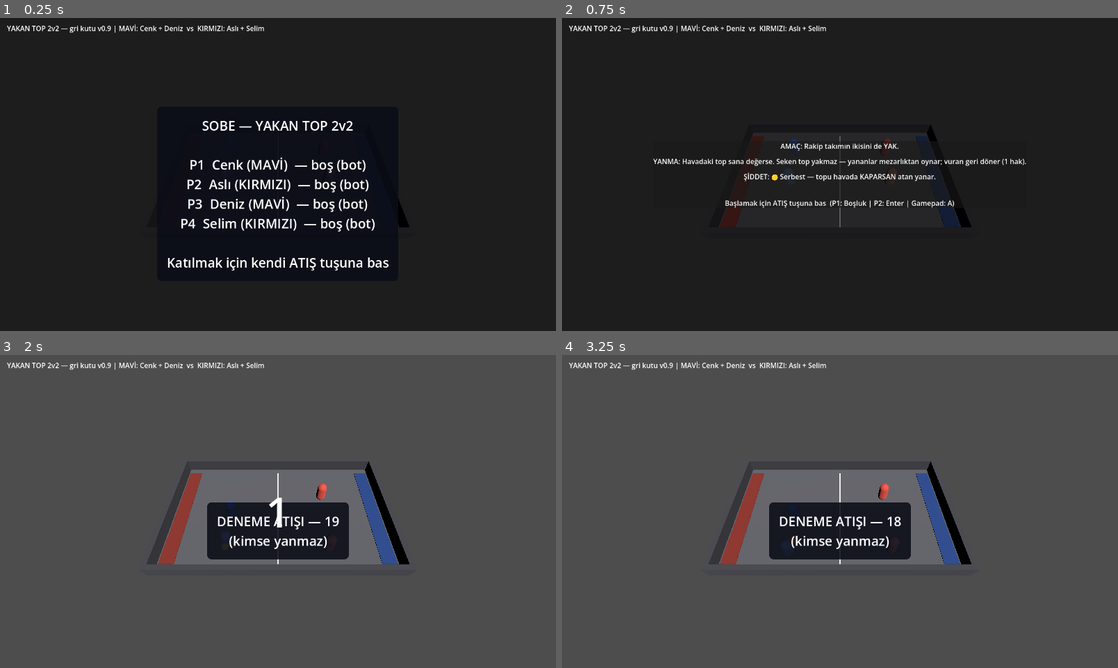
Above: before the commit, frames 1-4 (two rows, left to right).
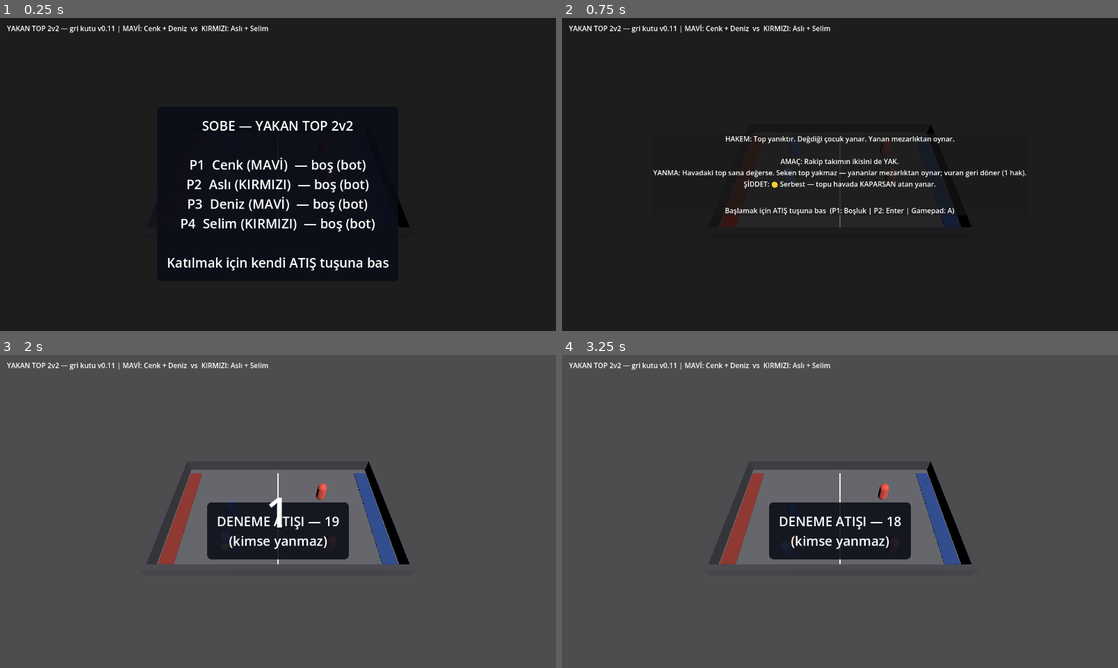
Above: after the commit, the same moments.

Repository: Mchd2323/Sobe
Game: Godot game, scene res://main.tscn
Two runs of this game, one before a commit and one after it. Both use one fixed random seed, a clock stepped at 60 frames per second and the inputs below.
Inputs:
- Up to frame 1 (0.25 s): no input
- Up to frame 2 (0.75 s): tap Enter at 0.5, 0.6 s; hold D from 0.53 s (still down)
- Up to frame 3 (2 s): tap Space at 0.77, 1.52 s; release D at 1.28 s; hold S from 1.28 s (still down); tap Enter at 1.35 s
- Up to frame 4 (3.25 s): tap Space at 2, 3.02 s; release S at 2.03 s; hold D 2.03-2.78 s; tap Enter at 2.1, 2.75, 2.85 s; hold W from 2.78 s (still down)

The runs differ from the first frame. In frame 1, 0.3% of the frame differs, in the area x 19-49%, y 2-5%; in frame 2, 3.5%, in the area x 16-84%, y 2-64%; in frame 3, 0.3%; in frame 4, 0.3%.

Commit message:
[A4] Rol bazli brifing modulu + Hakem satiri
GDD 6: 'Rol bazli 3 satirlik Kural Karesi (AMAC/YANMA/SIDDET - 1v3'te ebenin
karti farkli), Hakem'in olu sesli anlatimi.'

- Briefing (scripts/briefing.gd) sahneden bagimsiz modul; saf metin uretir,
  bu sayede oyunu calistirmadan test edilebiliyor.
- Sozlesmeye eklendi: get_hakem_line(), get_roles(), get_rule_card(role).
- Tek rollu oyunlarda hicbir sey degismiyor (tek kart, rol basligi yok).
  1v3 geldiginde ebe ve kosucu kendi kartini gorecek, modul degismeyecek.
- Ekrandaki surum etiketi artik Cfg.BUILD_LABEL'dan geliyor. Elle guncellenen
  ikinci bir yer kalmadi; v0.2 ve v0.9 kaymalari bu yuzden olmustu.

Dogrulama (--sobe-briefingtest, CI adimi olarak eklendi):
- Gercek yakan top turu: Hakem satiri + tek kart, rol basligi yok.
- Daruma-san'in yerine gecen sahte 1v3 turu: iki ayri kart (EBE / KOSUCU),
  metinleri farkli.
- autotest bozulmadi: SKOR OK, 2 oyun, 14 misket.

Co-Authored-By: Claude Opus 5 <noreply@anthropic.com>
Claude-Session: https://claude.ai/code/session_01MTxNxqcJsn6a9ejp78rqrm

Diff:
--- /dev/null
+++ b/scripts/briefing.gd
@@ -0,0 +1,36 @@
+class_name Briefing
+extends RefCounted
+# Brifing modülü (A4) — GDD §6 "Brifing standardı".
+#
+# Kural Karesi ROL BAZLIDIR: 1v3 formatında ebenin kartı koşucununkinden farklıdır.
+# Tek rollü oyunlar (yakan top) tek kart döndürür, hiçbir şey değişmez.
+#
+# Tur şu üçünü doldurur:
+#   get_hakem_line()          -> Hakem'in ölü sesli tek cümlesi
+#   get_roles()               -> bu turdaki roller ("" = tek rol)
+#   get_rule_card(role)       -> o role ait AMAÇ / YANMA / ŞİDDET
+#
+# Bu sınıf sahneden bağımsızdır: test edilebilmesi için saf metin üretir.
+
+const CARD_KEYS := ["amac", "yanma", "siddet"]
+
+static func render(round) -> String:
+	var out := ""
+	var hakem: String = str(round.get_hakem_line())
+	if hakem != "":
+		out += "HAKEM: %s\n\n" % hakem
+
+	var roles: Array = round.get_roles()
+	if roles.is_empty():
+		roles = [""]
+
+	for role in roles:
+		var card: Dictionary = round.get_rule_card(role)
+		if roles.size() > 1:
+			out += "— %s —\n" % str(role).to_upper()
+		for key in CARD_KEYS:
+			var line: String = str(card.get(key, ""))
+			if line != "":
+				out += line + "\n"
+		out += "\n"
+	return out.strip_edges()
--- /dev/null
+++ b/scripts/briefing_test.gd
@@ -0,0 +1,53 @@
+extends Node
+# A4 doğrulaması: brifing modülü hem tek rollü (yakan top) hem 1v3 (ebe/koşucu)
+# turları çizebiliyor mu? YALNIZ --sobe-briefingtest bayrağıyla yüklenir.
+#
+#   godot --headless --path . -- --sobe-briefingtest
+
+# Daruma-san'ın (D3) yerine geçen sahte tur: yalnız sözleşmeyi doldurur.
+class StubEbeRound extends RoundBase:
+	func get_hakem_line() -> String:
+		return "Ebe döner. Kımıldayan yanar."
+
+	func get_roles() -> Array:
+		return ["ebe", "koşucu"]
+
+	func get_rule_card(role: String = "") -> Dictionary:
+		if role == "ebe":
+			return {
+				"amac": "AMAÇ: Dönünce KIMILDAYANI yakala.",
+				"yanma": "YANMA: Kimseyi yakalayamadan çizgiye varılırsa sen yanarsın.",
+				"siddet": "ŞİDDET: 🔵 Temassız.",
+			}
+		return {
+			"amac": "AMAÇ: Ebeye DOKUN.",
+			"yanma": "YANMA: Ebe dönerken kımıldarsan zincire girersin.",
+			"siddet": "ŞİDDET: 🔵 Temassız — zinciri keserek arkadaşını kurtar.",
+		}
+
+func begin(game) -> void:
+	var ok := true
+
+	# 1) Tek rollü tur: rol başlığı ÇIKMAMALI
+	var tek: String = Briefing.render(game.current_round)
+	print("--- TEK ROL (yakan top) ---\n" + tek)
+	if tek.find("—") != -1 and tek.find("HAKEM") == -1:
+		print("[HATA] tek rollu turda rol basligi var"); ok = false
+	if tek.find("HAKEM:") == -1:
+		print("[HATA] Hakem satiri yok"); ok = false
+	if tek.find("YAK") == -1:
+		print("[HATA] amac satiri yok"); ok = false
+
+	# 2) İki rollü tur: HER İKİ kart da çıkmalı ve metinleri FARKLI olmalı
+	var stub := StubEbeRound.new()
+	var cift: String = Briefing.render(stub)
+	print("--- IKI ROL (sahte 1v3) ---\n" + cift)
+	for beklenen in ["— EBE —", "— KOŞUCU —", "KIMILDAYANI", "Ebeye DOKUN"]:
+		if cift.find(beklenen) == -1:
+			print("[HATA] eksik: %s" % beklenen); ok = false
+	if stub.get_rule_card("ebe")["amac"] == stub.get_rule_card("koşucu")["amac"]:
+		print("[HATA] iki rolun karti ayni"); ok = false
+	stub.free()
+
+	print("[SONUC] BRIFING ", "GECTI" if ok else "KALDI")
+	get_tree().quit(0 if ok else 1)
--- a/scripts/constants.gd
+++ b/scripts/constants.gd
@@ -47,6 +47,9 @@
 const TEAM_NAMES := ["MAVİ", "KIRMIZI"]
 
 # GDD §4 dört arkadaş. Koltuk sırası takımı belirler: 0,2 = MAVİ | 1,3 = KIRMIZI
+# Ekranda gösterilen yapı etiketi. TEK YER — elle başka yere yazma.
+const BUILD_LABEL := "v0.11"
+
 const CHARACTERS := ["Cenk", "Aslı", "Deniz", "Selim"]
 
 # Aynı takımın iki oyuncusu ayırt edilebilsin: ikincisi açık ton.
--- a/scripts/main.gd
+++ b/scripts/main.gd
@@ -45,6 +45,10 @@
 	_on_phase_changed(flow.phase)   # LOBİ ekranını çiz
 
 	# CI bot maçı kancası — YALNIZ bayrakla yüklenir, normal oyunda hiç dokunulmaz.
+	if "--sobe-briefingtest" in OS.get_cmdline_user_args():
+		var bt: Node = load("res://scripts/briefing_test.gd").new()
+		add_child(bt)
+		bt.begin(self)
 	if "--sobe-autotest" in OS.get_cmdline_user_args():
 		var at: Node = load("res://scripts/autotest.gd").new()
 		add_child(at)
@@ -276,14 +280,12 @@
 	var vbox := VBoxContainer.new()
 	vbox.add_theme_constant_override("separation", 12)
 	_rule_panel.add_child(vbox)
-	var card: Dictionary = current_round.get_rule_card()
-	for key in ["amac", "yanma", "siddet"]:
-		var l := Label.new()
-		l.text = card[key]
-		l.horizontal_alignment = HORIZONTAL_ALIGNMENT_CENTER
-		l.autowrap_mode = TextServer.AUTOWRAP_WORD_SMART
-		l.custom_minimum_size = Vector2(840, 0)
-		vbox.add_child(l)
+	var l := Label.new()
+	l.text = Briefing.render(current_round)   # rol bazlı kart(lar) + Hakem satırı
+	l.horizontal_alignment = HORIZONTAL_ALIGNMENT_CENTER
+	l.autowrap_mode = TextServer.AUTOWRAP_WORD_SMART
+	l.custom_minimum_size = Vector2(840, 0)
+	vbox.add_child(l)
 	var start := Label.new()
 	start.text = "\nBaşlamak için ATIŞ tuşuna bas  (P1: Boşluk | P2: Enter | Gamepad: A)"
 	start.horizontal_alignment = HORIZONTAL_ALIGNMENT_CENTER
@@ -292,7 +294,7 @@
 	vbox.add_child(start)
 
 	_score_label = Label.new()
-	_score_label.text = "YAKAN TOP 2v2 — gri kutu v0.9 | MAVİ: Cenk + Deniz  vs  KIRMIZI: Aslı + Selim"
+	_score_label.text = "YAKAN TOP 2v2 — gri kutu %s | MAVİ: Cenk + Deniz  vs  KIRMIZI: Aslı + Selim" % Cfg.BUILD_LABEL
 	_score_label.set_anchors_preset(Control.PRESET_TOP_WIDE)
 	_score_label.offset_left = 16
 	_score_label.offset_top = 12
--- a/scripts/round_base.gd
+++ b/scripts/round_base.gd
@@ -10,8 +10,17 @@
 var practice := false
 
 # Kural Karesi: 3 satır, fiil-önce. Sığmıyorsa oyun sadeleştirilir.
-func get_rule_card() -> Dictionary:
+# ROL BAZLI (A4): 1v3'te ebenin kartı koşucununkinden farklıdır.
+func get_rule_card(_role: String = "") -> Dictionary:
 	return {"amac": "", "yanma": "", "siddet": ""}
+
+# Bu turdaki roller. Tek rollü oyunlar [""] döner.
+func get_roles() -> Array:
+	return [""]
+
+# Hakem'in ölü sesli anlatımı (GDD §6). Tek cümle.
+func get_hakem_line() -> String:
+	return ""
 
 func setup(_players: Array, _root: Node3D) -> void:
 	pass
--- a/scripts/yakan_top_round.gd
+++ b/scripts/yakan_top_round.gd
@@ -15,7 +15,10 @@
 var _last_thrower_team := -1
 var _winner_team := -1
 
-func get_rule_card() -> Dictionary:
+func get_hakem_line() -> String:
+	return "Top yanıktır. Değdiği çocuk yanar. Yanan mezarlıktan oynar."
+
+func get_rule_card(_role: String = "") -> Dictionary:
 	var yanma := "YANMA: Havadaki top sana değerse. Seken top yakmaz — yananlar mezarlıktan oynar"
 	if Cfg.MEZARLIK_RETURN:
 		yanma += "; vuran geri döner (1 hak)."
Not shown, added: scripts/briefing.gd.uid
Not shown, added: scripts/briefing_test.gd.uid
Not shown, changed: .github/workflows/godot-check.yml
Not shown, changed: README.md
